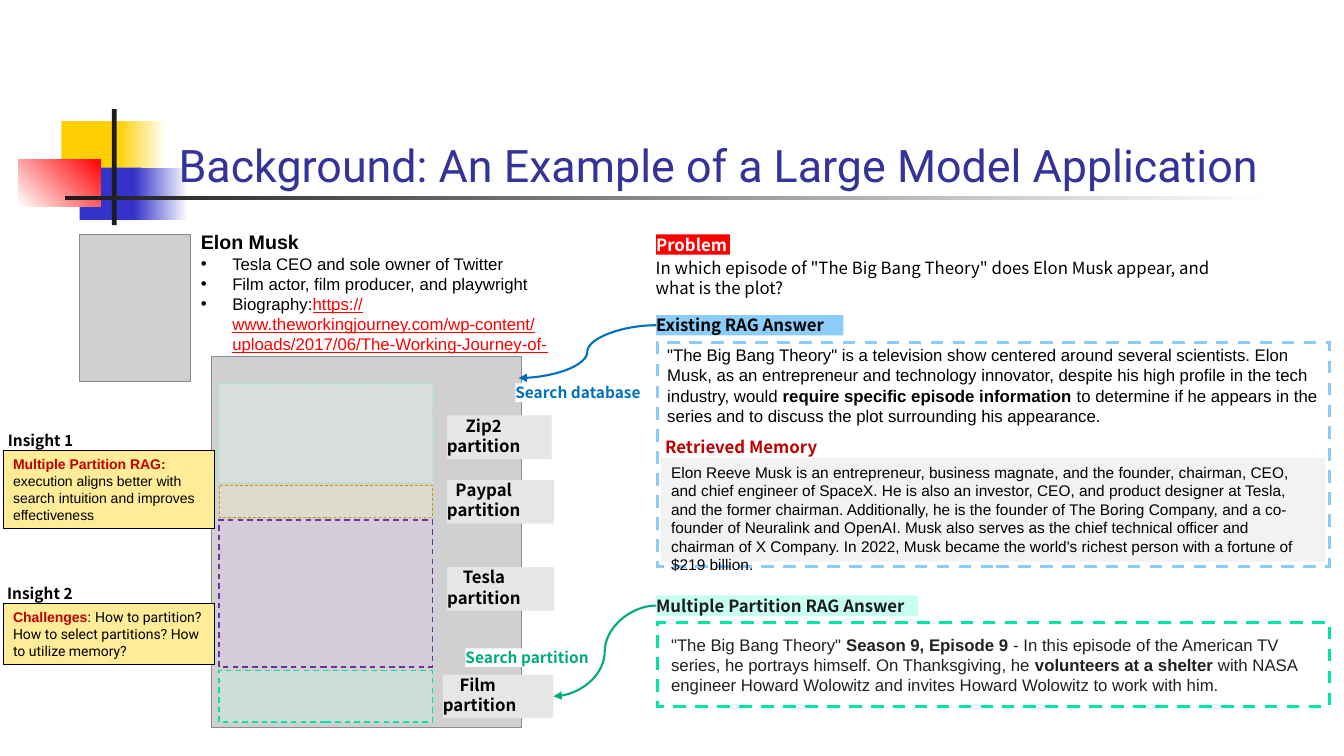
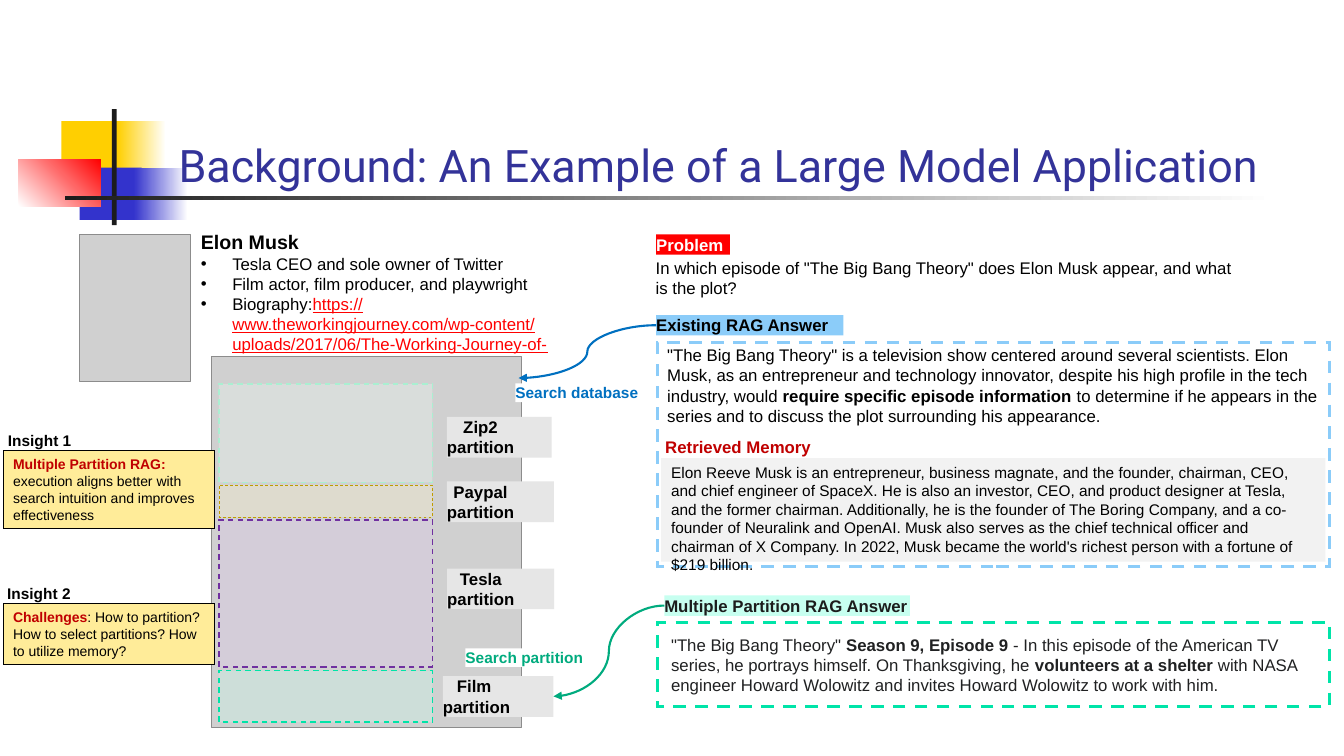
Before and after one commit to zhengwang125/zhengwang125.github.io, a slide deck: slide 2 of paper/M-RAG.pptx. Drawn at 1344x756 pixels with LibreOffice and Linux fonts; fonts in the diff are those of the drawing; grey boxes stand for pictures; background and template pictures are left out. Boxes give left, top, right and bottom in pixels: in the first picture for what was removed or moved away, otherwise in the second. Text is boxed around its words. In the diff, an @@ line names an element or a change of style, - is before the commit and + after.

```diff
--- a/paper/M-RAG.pptx
+++ b/paper/M-RAG.pptx
@@ font Noto Sans CJK SC to Arial in 13 elements at (656, 316, 844, 336), (656, 234, 729, 255), (656, 262, 1231, 298), (516, 384, 651, 403), (665, 438, 831, 458), (465, 649, 600, 668), (8, 431, 82, 450), (7, 584, 81, 603), (443, 677, 554, 717), (447, 482, 554, 522), (448, 569, 555, 609), (447, 417, 552, 458), (664, 596, 910, 616) @@
@@ rectangle "Multiple Partition RAG Answer": place and size @@
-rectangle "Multiple Partition RAG Answer" at (656, 596, 919, 616)
+rectangle "Multiple Partition RAG Answer" at (664, 596, 910, 616)
@@ rectangle "Challenges: How to partition? How ..." at (3, 604, 215, 665): font Roboto to Arial in "How to partition? How to select partitions? ..." @@
@@ curved arrow moved from (656, 606) - (554, 697) to (664, 606) - (554, 697) @@
```
Also in this commit, not shown: 2 other slides changed, 1 other file.
